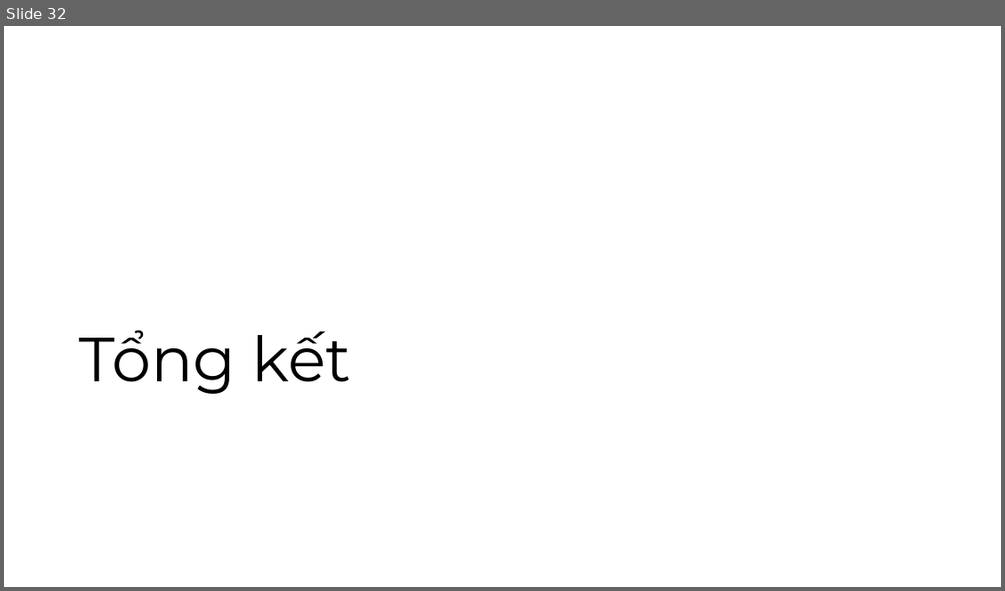
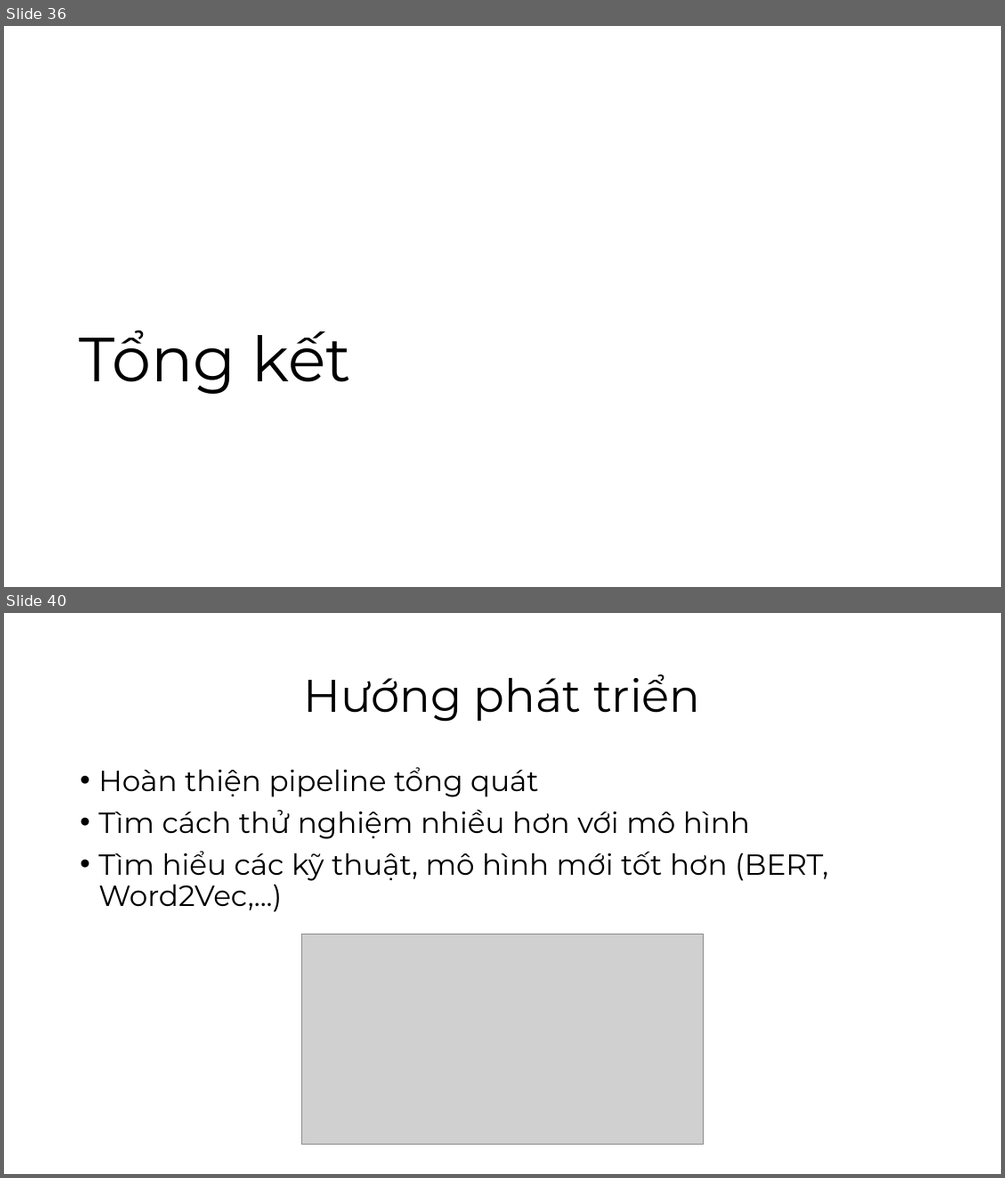
Before and after one commit to vlozg/DoAn_CuoiKy_DataScience, a slide deck: Slide.pptx. Shown one above the other, each under a label of ours: slide 32 before the commit, slides 36 and 40 after it; the slides between them are not shown. The pictures are 1005x591 and 1005x1178 pixels, drawn with LibreOffice and Linux fonts; fonts in the diff are those of the drawing; grey boxes stand for pictures. Boxes give left, top, right and bottom in pixels: in the first picture for what was removed or moved away, otherwise in the second. Text is boxed around its words. In the diff, an @@ line names an element or a change of style, - is before the commit and + after.

```diff
--- a/Slide.pptx
+++ b/Slide.pptx
@@ slide 40 added at [4, 613, 1001, 1174], background #FFFFFF @@
@@ title added at [304, 674, 701, 722], 44 pt, text #000000 @@
+Hướng phát triển
@@ text added at [98, 767, 828, 912], 28 pt, text #000000 @@
+• Hoàn thiện pipeline tổng quát
+• Tìm cách thử nghiệm nhiều hơn với mô hình
+• Tìm hiểu các kỹ thuật, mô hình mới tốt hơn (BERT, Word2Vec,...)
@@ picture added at [302, 933, 704, 1144] @@
@@ what was slide 32 is now slide 36 @@
```
Also in this commit, not shown: 6 slides changed, 7 other slides added, 2 slides removed, 1 other file.
